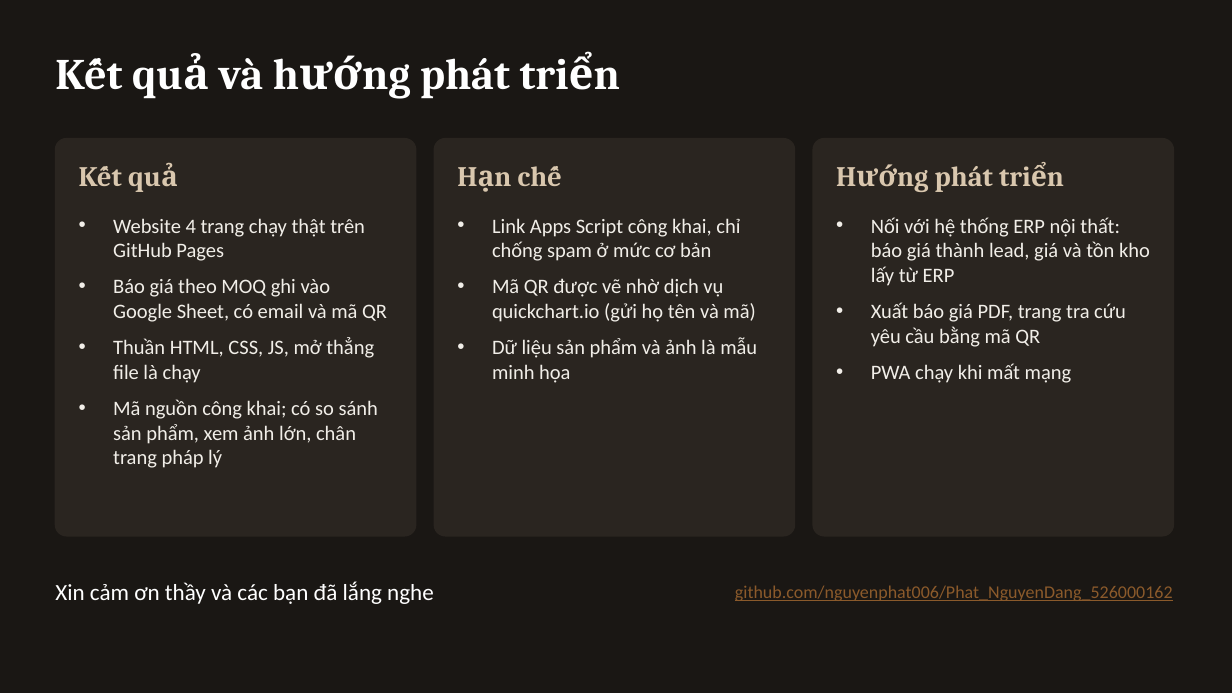
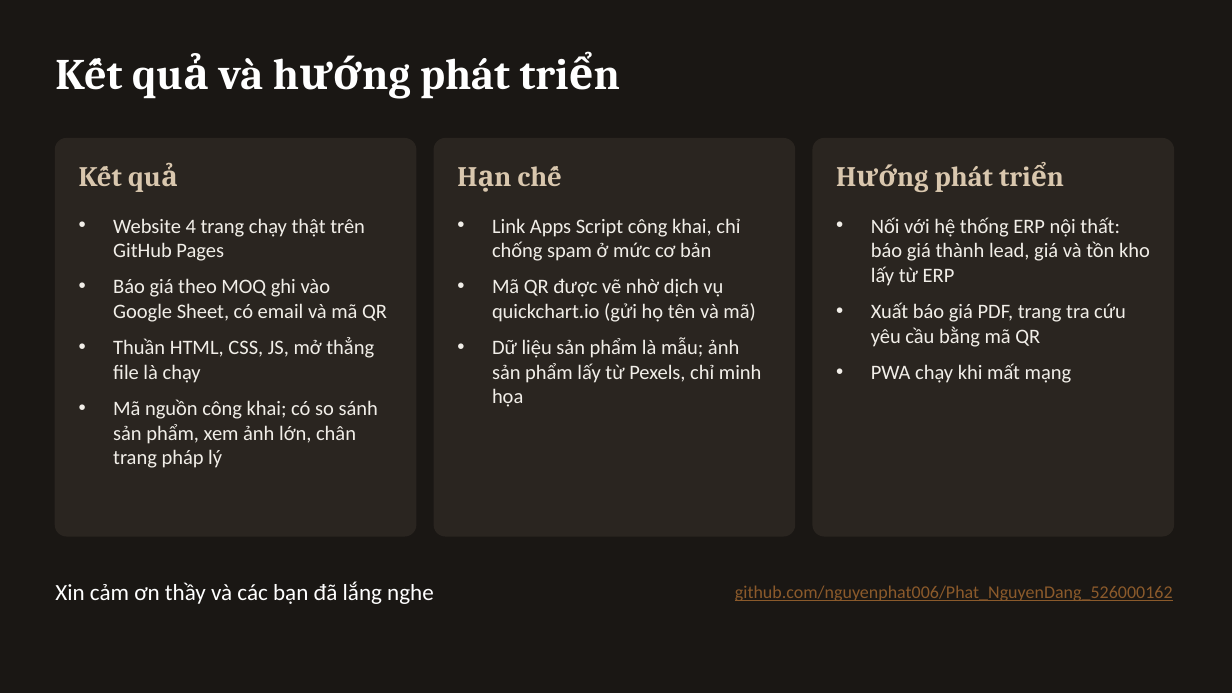
Before and after one commit to nguyenphat006/Phat_NguyenDang_526000162, a slide deck: slide 18 of docs/Ericss-Furniture-BaoCao.pptx. Drawn at 1232x693 pixels with LibreOffice and Linux fonts; fonts in the diff are those of the drawing. Boxes give left, top, right and bottom in pixels: in the first picture for what was removed or moved away, otherwise in the second. Text is boxed around its words. In the diff, an @@ line names an element or a change of style, - is before the commit and + after.

```diff
--- a/docs/Ericss-Furniture-BaoCao.pptx
+++ b/docs/Ericss-Furniture-BaoCao.pptx
@@ text at box(492, 337, 762, 407): text changed @@
-• Dữ liệu sản phẩm và ảnh là mẫu minh họa
+• Dữ liệu sản phẩm là mẫu; ảnh sản phẩm lấy từ Pexels, chỉ minh họa
```
Also in this commit, not shown: 1 other slide changed, 22 other files.
